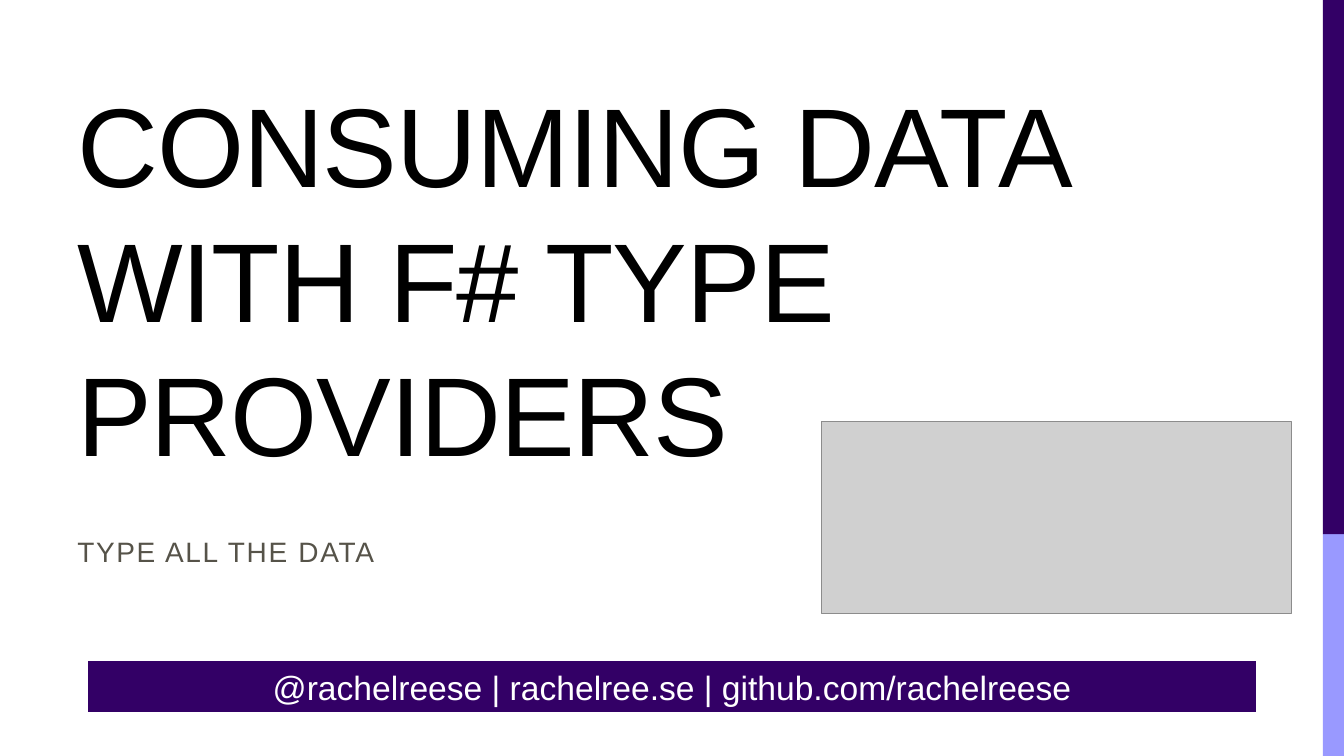
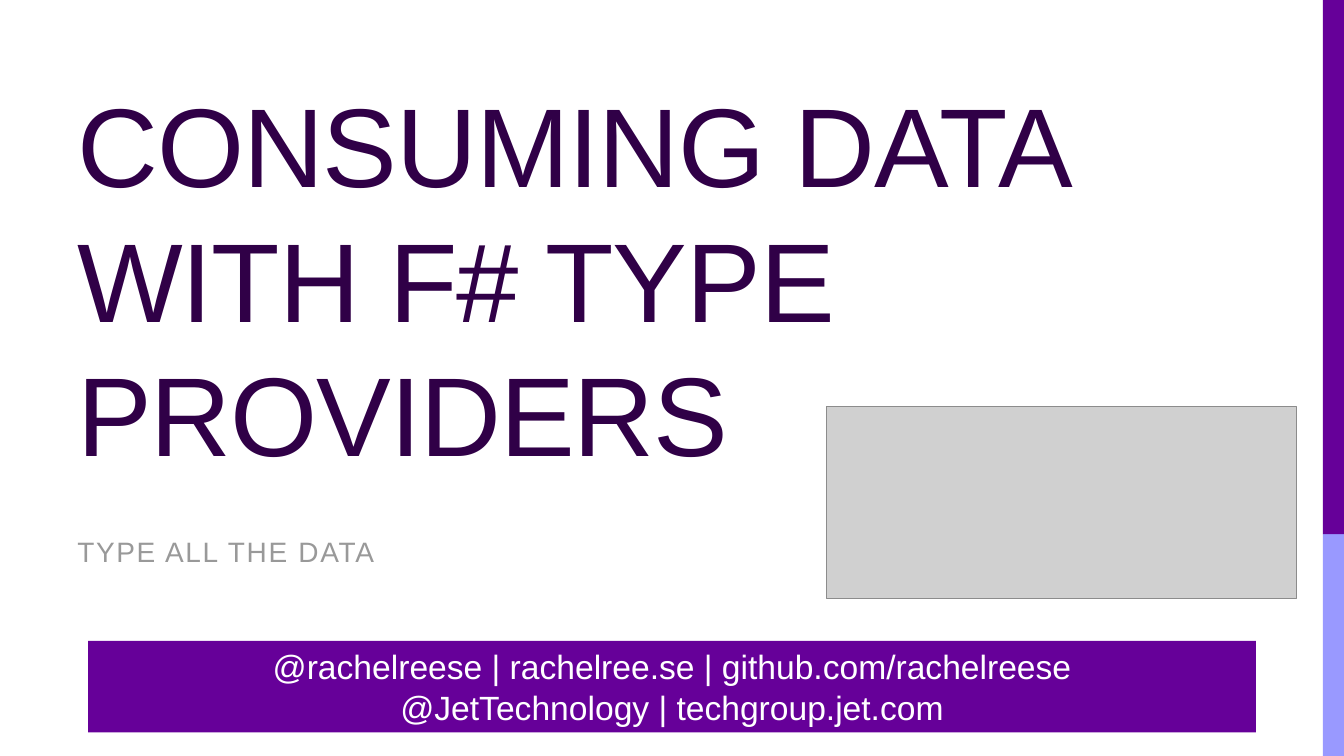
Before and after one commit to rachelblasucci/Current-Talks, a slide deck: slide 1 of Type Providers/Type Providers.pptx. Drawn at 1344x756 pixels with LibreOffice and Linux fonts; fonts in the diff are those of the drawing; grey boxes stand for pictures. Boxes give left, top, right and bottom in pixels: in the first picture for what was removed or moved away, otherwise in the second. Text is boxed around its words. In the diff, an @@ line names an element or a change of style, - is before the commit and + after.

```diff
--- a/Type Providers/Type Providers.pptx
+++ b/Type Providers/Type Providers.pptx
@@ title "CONSUMING DATA WITH F# TYPE ..." at (x1=77, y1=108, x2=1074, y2=457): text colour #000000 to #300047 @@
@@ rectangle at (x1=1323, y1=0, x2=1344, y2=534): fill #330066 to #660099 @@
@@ picture moved from (x1=822, y1=421, x2=1292, y2=613) to (x1=827, y1=407, x2=1297, y2=599) @@
@@ subtitle "TYPE ALL THE DATA" at (x1=77, y1=543, x2=374, y2=562): text colour #565349 to #999999 @@
@@ rectangle "@rachelreese | rachelree.se | github.com/rachelreese" resized from (x1=88, y1=661, x2=1256, y2=713) to (x1=88, y1=641, x2=1256, y2=733) @@
@@ rectangle "@rachelreese | rachelree.se | github.com/rachelreese" at (x1=88, y1=641, x2=1256, y2=733): fill #330066 to #660099 @@
@@ text in rectangle at (x1=400, y1=695, x2=944, y2=727): paragraph added @@
+@JetTechnology | techgroup.jet.com
```
Also in this commit, not shown: 12 other slides changed, 2 slides added, 21 other files.
